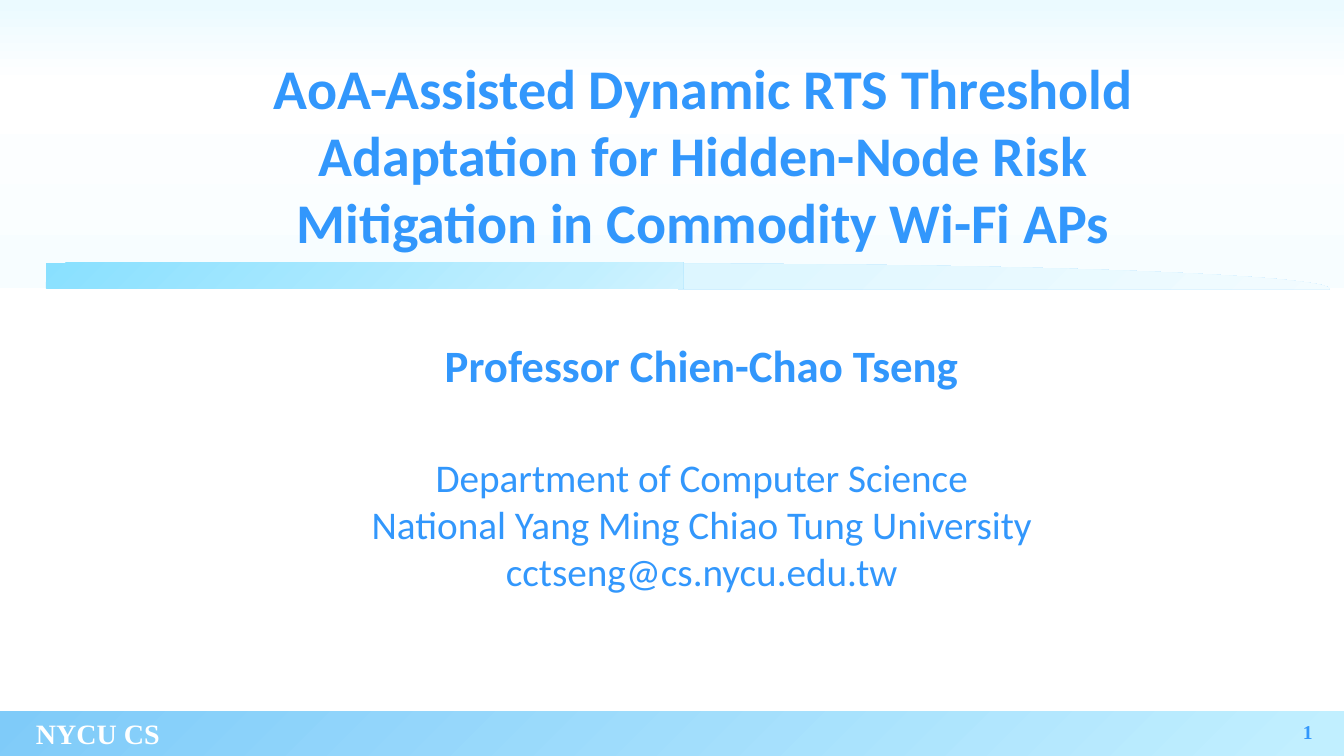
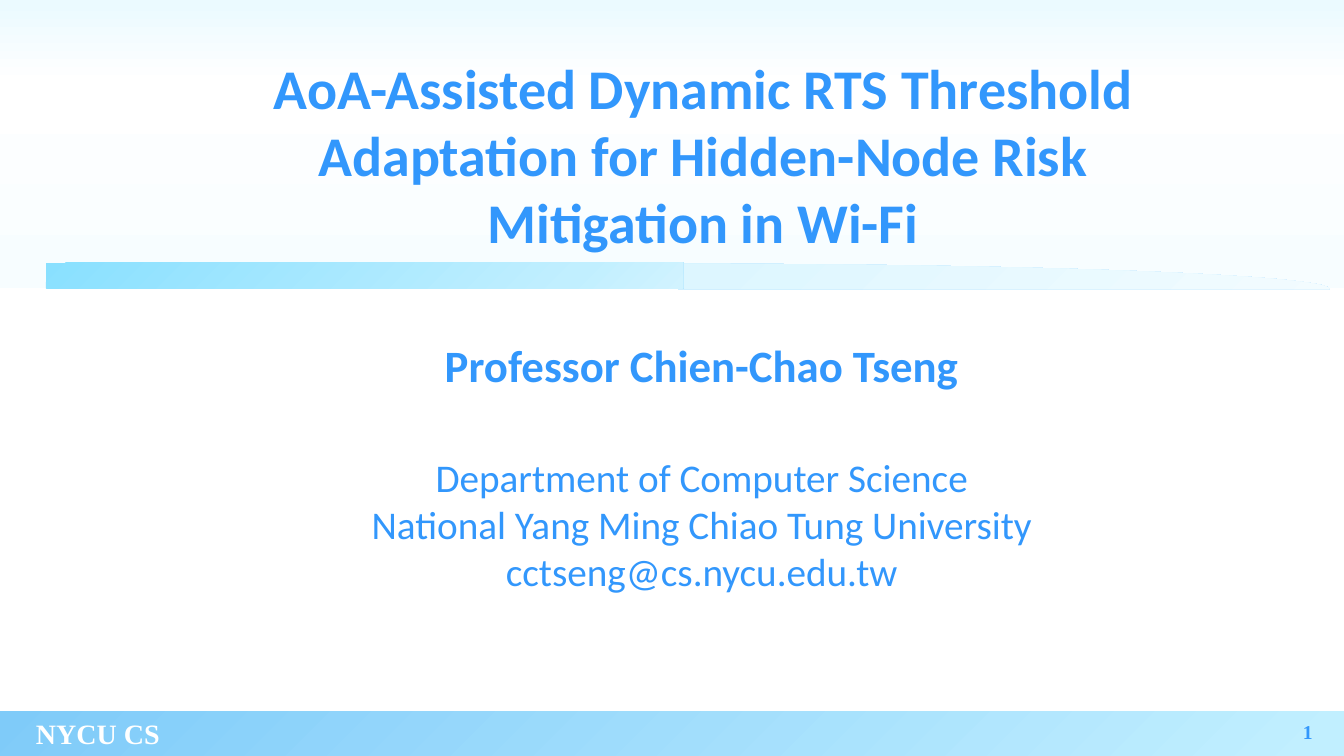
Before and after one commit to xoxonut/thesis, a slide deck: slide 1 of thesis_new_template.pptx. Drawn at 1344x756 pixels with LibreOffice and Linux fonts; fonts in the diff are those of the drawing; background and template pictures are left out. Boxes give left, top, right and bottom in pixels: in the first picture for what was removed or moved away, otherwise in the second. Text is boxed around its words. In the diff, an @@ line names an element or a change of style, - is before the commit and + after.

```diff
--- a/thesis_new_template.pptx
+++ b/thesis_new_template.pptx
@@ title at [273, 69, 1132, 253]: text changed @@
-AoA-Assisted Dynamic RTS Threshold Adaptation for Hidden-Node Risk Mitigation in Commodity Wi-Fi APs
+AoA-Assisted Dynamic RTS Threshold Adaptation for Hidden-Node Risk Mitigation in Wi-Fi
```
Also in this commit, not shown: 4 other slides changed, 3 slides added, 1 slide removed.
